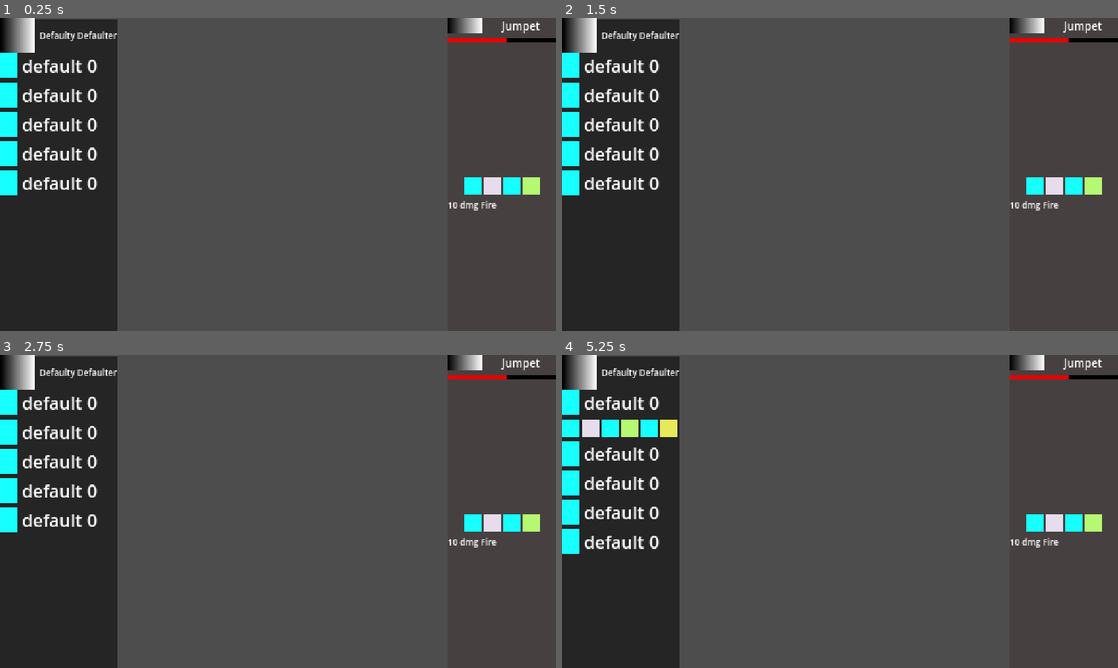
Above: before the commit, frames 1-4 (two rows, left to right).
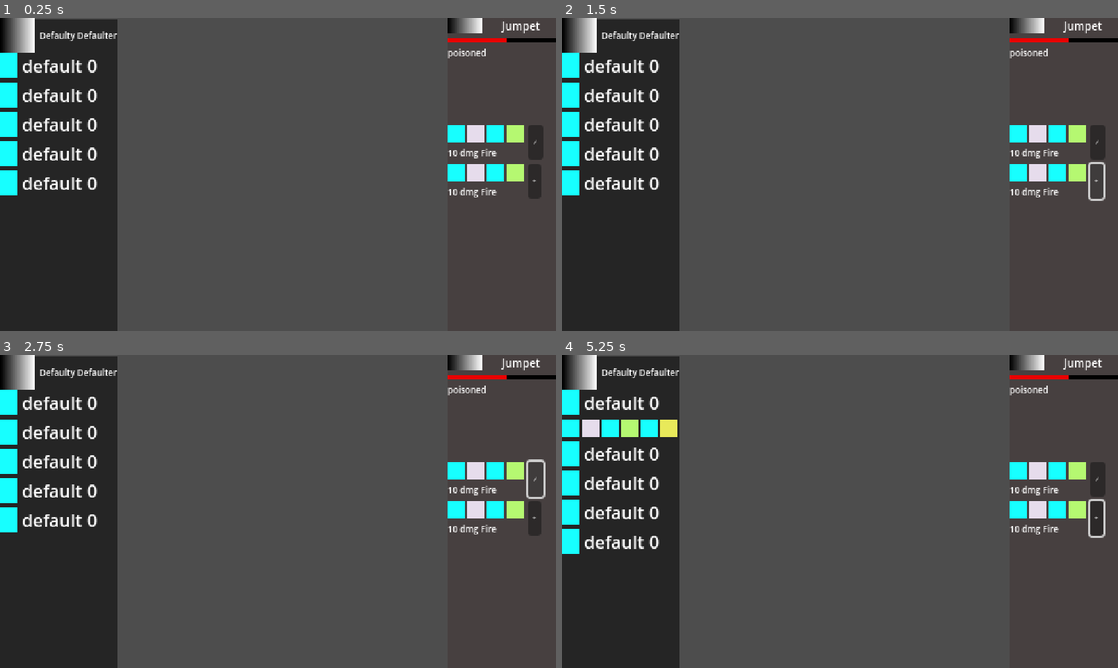
Above: after the commit, the same moments.

Repository: brianhall1313/rune-box-dice-roller
Game: Godot game, scene res://scenes/encounter.tscn
The game is run twice, just before and just after one commit, with the same random seed, the same clock (stepped at 60 frames per second) and the same inputs. The project has no main scene, so this scene is started directly.
Inputs (mouse positions are in pixels of both pictures, inside the frame that each line leads up to):
- Up to frame 1 (0.25 s): no input
- Up to frame 2 (1.5 s): click (1095, 143) at 0.5 s, where only the run after the commit has a clickable "✓"; click (1095, 180) at 1.25 s, where only the run after the commit has a clickable "+"
- Up to frame 3 (2.75 s): click (533, 480) at 2 s, where only the run after the commit has a clickable "✓"
- Up to frame 4 (5.25 s): click (1095, 517) at 2.75 s, where only the run after the commit has a clickable "+"; click (1095, 480) at 3.5 s, where only the run after the commit has a clickable "✓"; click (1095, 517) at 4.25 s, where only the run after the commit has a clickable "+"; tap Enter at 5 s; move the mouse to (612, 401) at 5.02 s; click (612, 401) at 5.1 s

The runs differ from the first frame. In frame 1, 2.8% of the frame differs, in the area x 80-98%, y 9-62%; in frame 2, 2.7%; in frame 3, 2.6%; in frame 4, 2.9%.

Commit message:
more textures and a bit of extra layout in right panel

Diff:
--- a/scenes/right_panel.tscn
+++ b/scenes/right_panel.tscn
@@ -1,4 +1,6 @@
-[gd_scene load_steps=5 format=3 uid="uid://dka5ft4cxosrs"]
+[gd_scene load_steps=6 format=3 uid="uid://dka5ft4cxosrs"]
+
+[ext_resource type="PackedScene" uid="uid://fq6oy2qhfmhr" path="res://scenes/rune_spell.tscn" id="1_1tsrd"]
 
 [sub_resource type="Gradient" id="Gradient_mvp20"]
 
@@ -41,11 +43,11 @@
 [node name="HBoxContainer" type="HBoxContainer" parent="VBoxContainer/enemy_info_container/VBoxContainer"]
 layout_mode = 2
 
-[node name="TextureRect" type="TextureRect" parent="VBoxContainer/enemy_info_container/VBoxContainer/HBoxContainer"]
+[node name="portrait" type="TextureRect" parent="VBoxContainer/enemy_info_container/VBoxContainer/HBoxContainer"]
 layout_mode = 2
 texture = SubResource("GradientTexture1D_vadxw")
 
-[node name="Label" type="Label" parent="VBoxContainer/enemy_info_container/VBoxContainer/HBoxContainer"]
+[node name="name" type="Label" parent="VBoxContainer/enemy_info_container/VBoxContainer/HBoxContainer"]
 layout_mode = 2
 size_flags_horizontal = 3
 theme_override_font_sizes/font_size = 10
@@ -60,42 +62,40 @@
 value = 54.0
 show_percentage = false
 
+[node name="status_effects" type="Label" parent="VBoxContainer/enemy_info_container/VBoxContainer"]
+layout_mode = 2
+theme_override_font_sizes/font_size = 8
+text = "poisoned"
+
 [node name="spell_information" type="VBoxContainer" parent="VBoxContainer"]
 layout_mode = 2
 size_flags_vertical = 3
+size_flags_stretch_ratio = 2.0
+
+[node name="active_spell" type="VBoxContainer" parent="VBoxContainer/spell_information"]
+layout_mode = 2
+
+[node name="HBoxContainer" type="HBoxContainer" parent="VBoxContainer/spell_information/active_spell"]
+layout_mode = 2
+
+[node name="rune_spell" parent="VBoxContainer/spell_information/active_spell/HBoxContainer" instance=ExtResource("1_1tsrd")]
+layout_mode = 2
+
+[node name="Button" type="Button" parent="VBoxContainer/spell_information/active_spell/HBoxContainer"]
+layout_mode = 2
+theme_override_font_sizes/font_size = 6
+text = "✓"
 
 [node name="queued_spells" type="VBoxContainer" parent="VBoxContainer/spell_information"]
 layout_mode = 2
 
-[node name="VBoxContainer" type="VBoxContainer" parent="VBoxContainer/spell_information/queued_spells"]
+[node name="powerable_spell" type="HBoxContainer" parent="VBoxContainer/spell_information/queued_spells"]
 layout_mode = 2
 
-[node name="HBoxContainer2" type="HBoxContainer" parent="VBoxContainer/spell_information/queued_spells/VBoxContainer"]
+[node name="rune_spell" parent="VBoxContainer/spell_information/queued_spells/powerable_spell" instance=ExtResource("1_1tsrd")]
 layout_mode = 2
-theme_override_constants/separation = 2
-alignment = 1
 
-[node name="glyph_icon" type="ColorRect" parent="VBoxContainer/spell_information/queued_spells/VBoxContainer/HBoxContainer2"]
-custom_minimum_size = Vector2(16, 16)
+[node name="Button" type="Button" parent="VBoxContainer/spell_information/queued_spells/powerable_spell"]
 layout_mode = 2
-color = Color(0.0901961, 1, 1, 1)
-
-[node name="glyph_icon2" type="ColorRect" parent="VBoxContainer/spell_information/queued_spells/VBoxContainer/HBoxContainer2"]
-custom_minimum_size = Vector2(16, 16)
-layout_mode = 2
-color = Color(0.901492, 0.861697, 0.922959, 1)
-
-[node name="glyph_icon3" type="ColorRect" parent="VBoxContainer/spell_information/queued_spells/VBoxContainer/HBoxContainer2"]
-custom_minimum_size = Vector2(16, 16)
-layout_mode = 2
-color = Color(0.0901961, 1, 1, 1)
-
-[node name="glyph_icon4" type="ColorRect" parent="VBoxContainer/spell_information/queued_spells/VBoxContainer/HBoxContainer2"]
-custom_minimum_size = Vector2(16, 16)
-layout_mode = 2
-color = Color(0.709957, 0.972006, 0.443958, 1)
-
-[node name="Label" type="Label" parent="VBoxContainer/spell_information/queued_spells/VBoxContainer"]
-layout_mode = 2
-theme_override_font_sizes/font_size = 8
-text = "10 dmg Fire"
+theme_override_font_sizes/font_size = 6
+text = "+"
--- /dev/null
+++ b/scenes/rune_spell.tscn
@@ -0,0 +1,33 @@
+[gd_scene format=3 uid="uid://fq6oy2qhfmhr"]
+
+[node name="rune_spell" type="VBoxContainer"]
+
+[node name="active_glyphs" type="HBoxContainer" parent="."]
+layout_mode = 2
+theme_override_constants/separation = 2
+alignment = 1
+
+[node name="glyph_icon" type="ColorRect" parent="active_glyphs"]
+custom_minimum_size = Vector2(16, 16)
+layout_mode = 2
+color = Color(0.0901961, 1, 1, 1)
+
+[node name="glyph_icon2" type="ColorRect" parent="active_glyphs"]
+custom_minimum_size = Vector2(16, 16)
+layout_mode = 2
+color = Color(0.901492, 0.861697, 0.922959, 1)
+
+[node name="glyph_icon3" type="ColorRect" parent="active_glyphs"]
+custom_minimum_size = Vector2(16, 16)
+layout_mode = 2
+color = Color(0.0901961, 1, 1, 1)
+
+[node name="glyph_icon4" type="ColorRect" parent="active_glyphs"]
+custom_minimum_size = Vector2(16, 16)
+layout_mode = 2
+color = Color(0.709957, 0.972006, 0.443958, 1)
+
+[node name="effects" type="Label" parent="."]
+layout_mode = 2
+theme_override_font_sizes/font_size = 8
+text = "10 dmg Fire"
Binary file added: textures/Die_Divet.png
Not shown, added: textures/Die_Divet.png.import
Binary file added: textures/Earth_Glyph.png
Not shown, added: textures/Earth_Glyph.png.import
Binary file added: textures/Echo_Glyph.png
Not shown, added: textures/Echo_Glyph.png.import
Binary file added: textures/Fire_Glyph.png
Not shown, added: textures/Fire_Glyph.png.import
Binary file added: textures/Life_Glyph.png
Not shown, added: textures/Life_Glyph.png.import
Binary file added: textures/Lob_Glyph.png
Not shown, added: textures/Lob_Glyph.png.import
(and 10 more such lines)
